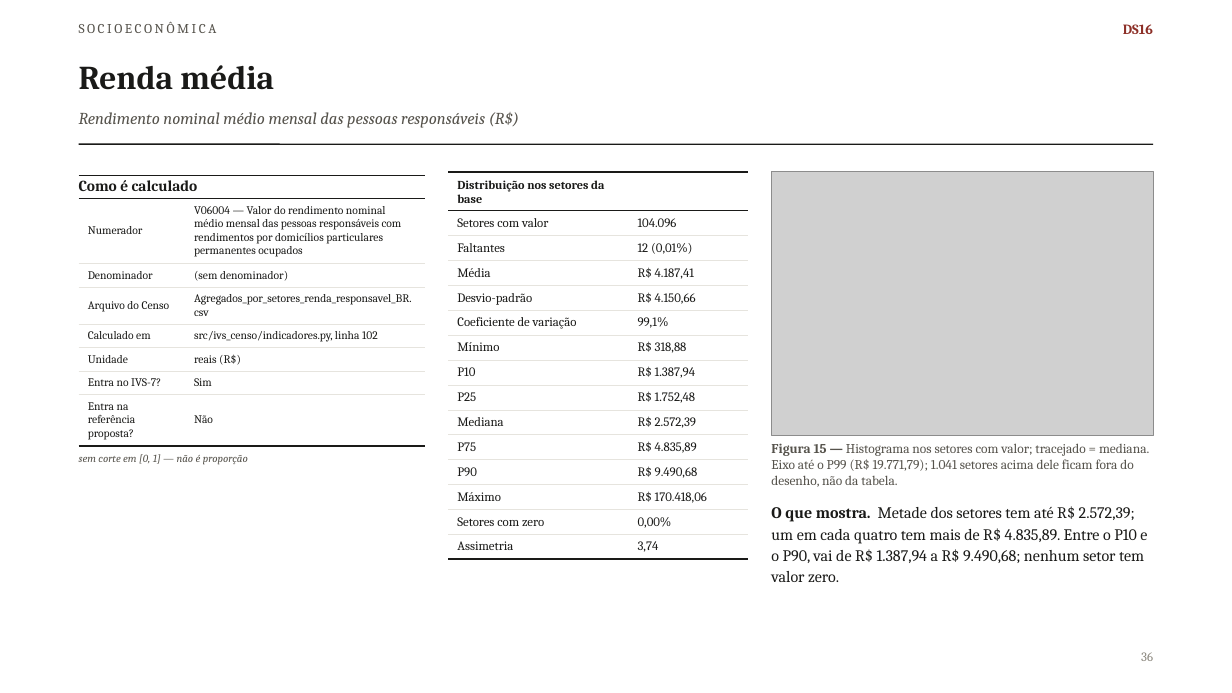
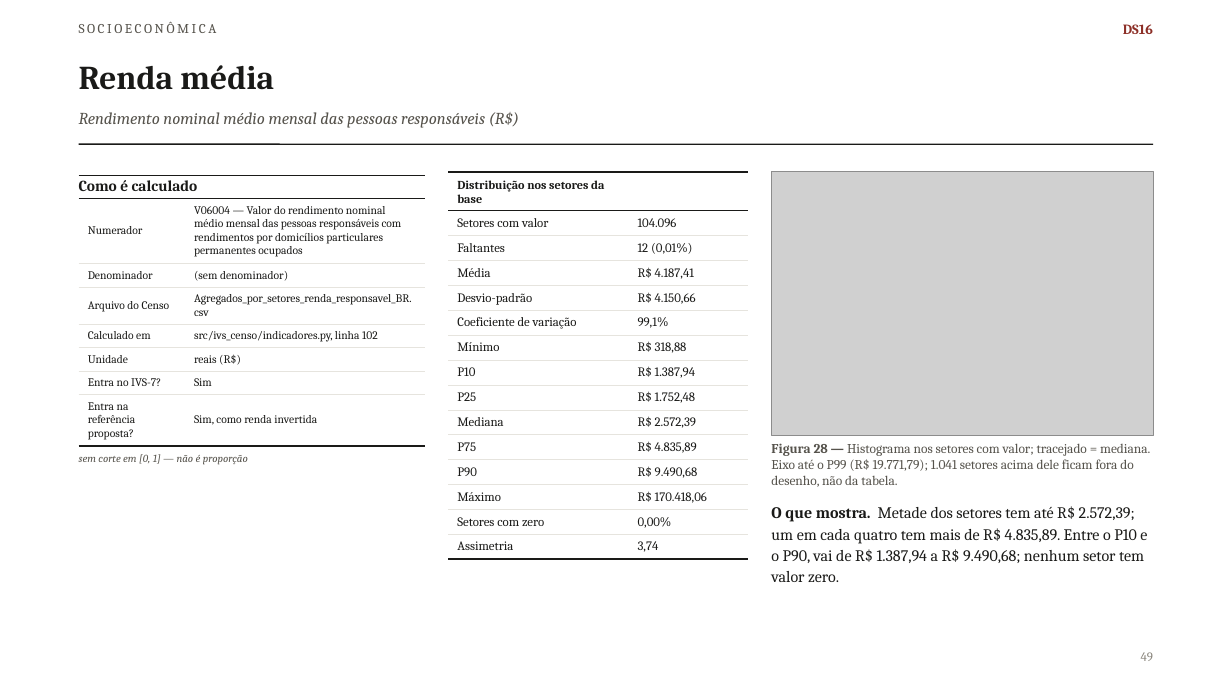
Before and after one commit to pedrinndias/Projeto_IVS_Censo, a slide deck: slide 49 of relatorio_descritivo/dados/ultimo_gerado.pptx (slide 36 before the commit). Drawn at 1232x693 pixels with LibreOffice and Linux fonts; fonts in the diff are those of the drawing; grey boxes stand for pictures. Boxes give left, top, right and bottom in pixels: in the first picture for what was removed or moved away, otherwise in the second. Text is boxed around its words. In the diff, an @@ line names an element or a change of style, - is before the commit and + after.

```diff
--- a/relatorio_descritivo/dados/ultimo_gerado.pptx
+++ b/relatorio_descritivo/dados/ultimo_gerado.pptx
@@ table at (79, 176, 425, 444) @@
-row 8, column 2: Não
+row 8, column 2: Sim, como renda invertida
@@ text at (771, 443, 1150, 487): text changed @@
-Figura 15 — Histograma nos setores com valor; tracejado = mediana. Eixo até o P99 (R$ 19.771,79); 1.041 setores acima dele ficam fora do desenho, não da tabela.
+Figura 28 — Histograma nos setores com valor; tracejado = mediana. Eixo até o P99 (R$ 19.771,79); 1.041 setores acima dele ficam fora do desenho, não da tabela.
@@ text at (1141, 652, 1153, 661): text changed @@
-36
+49
```
Also in this commit, not shown: 63 other slides changed, 48 slides added.
